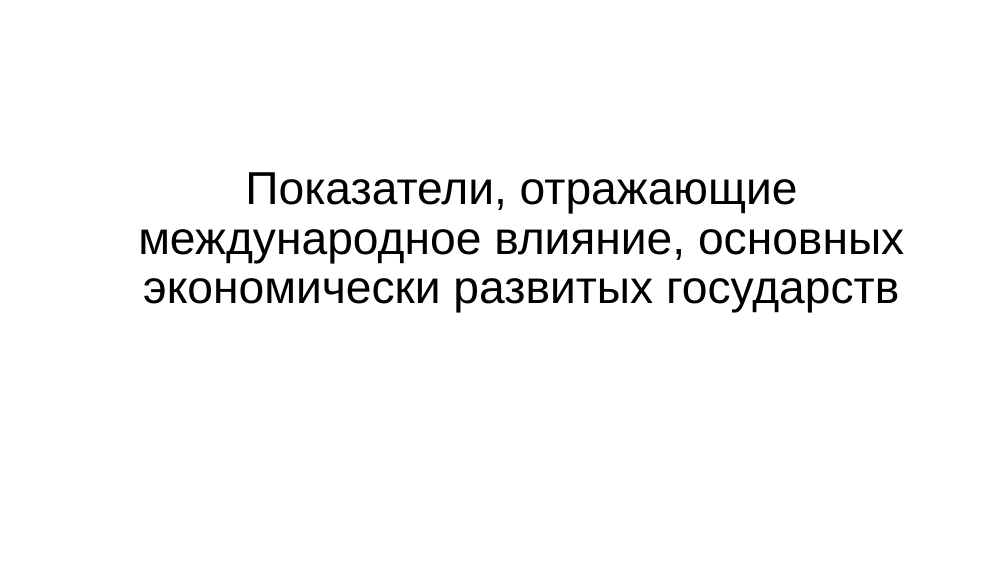
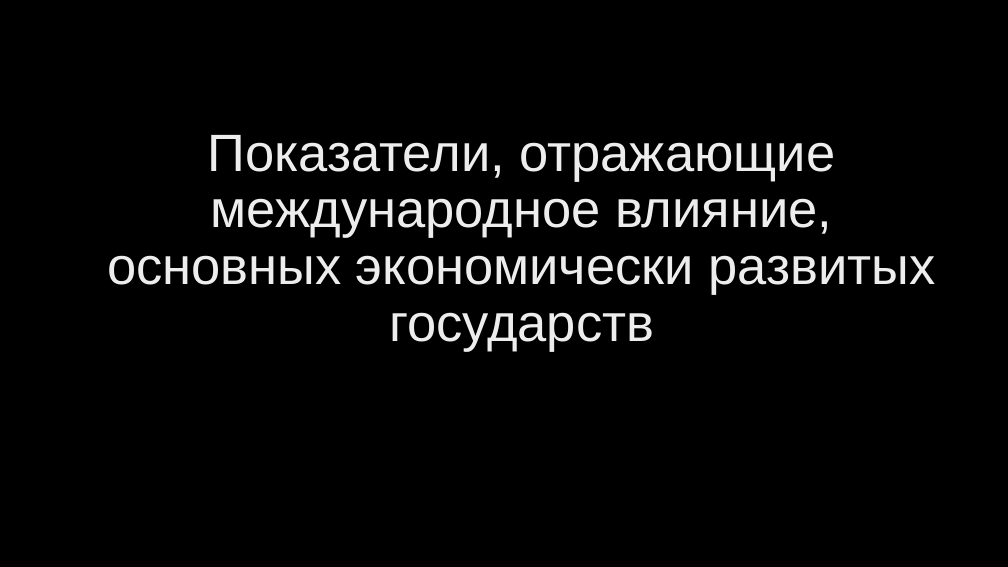
Before and after one commit to belov-anatoly/afrique, a slide deck: slide 9 of Африка_презентация.pptx. Drawn at 1008x567 pixels with LibreOffice and Linux fonts; fonts in the diff are those of the drawing; background and template pictures are left out. Boxes give left, top, right and bottom in pixels: in the first picture for what was removed or moved away, otherwise in the second. Text is boxed around its words. In the diff, an @@ line names an element or a change of style, - is before the commit and + after.

```diff
--- a/Африка_презентация.pptx
+++ b/Африка_презентация.pptx
@@ background #FFFFFF to picture (left out) @@
@@ title "Показатели, отражающие международное влияние, основных ..." at [107,135,936,352]: size 44 to 50 pt, text colour #000000 to gradient #BFBFBF to #EDEDED to #FFFFFF @@
```
Also in this commit, not shown: 17 other slides changed, 1 slide added.
